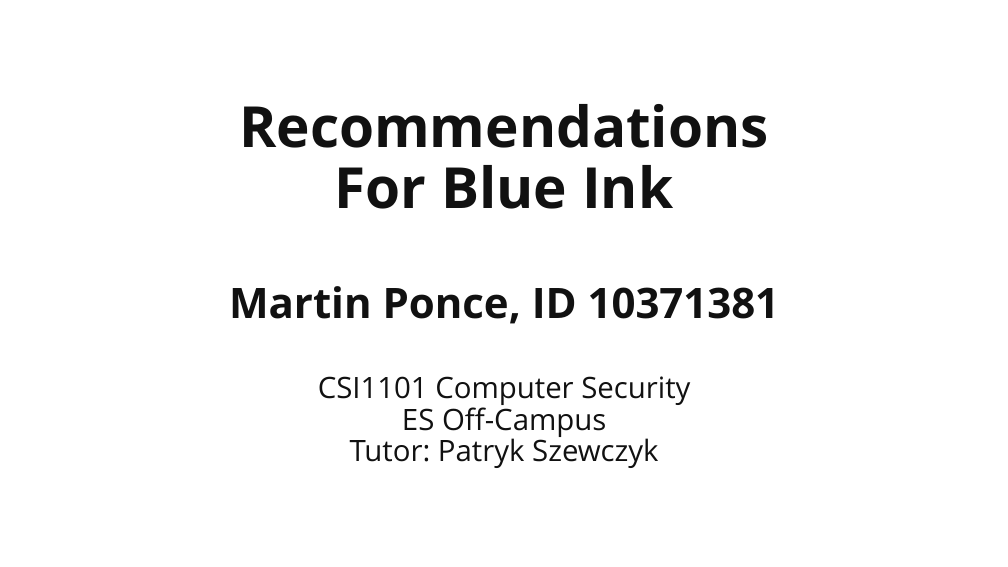
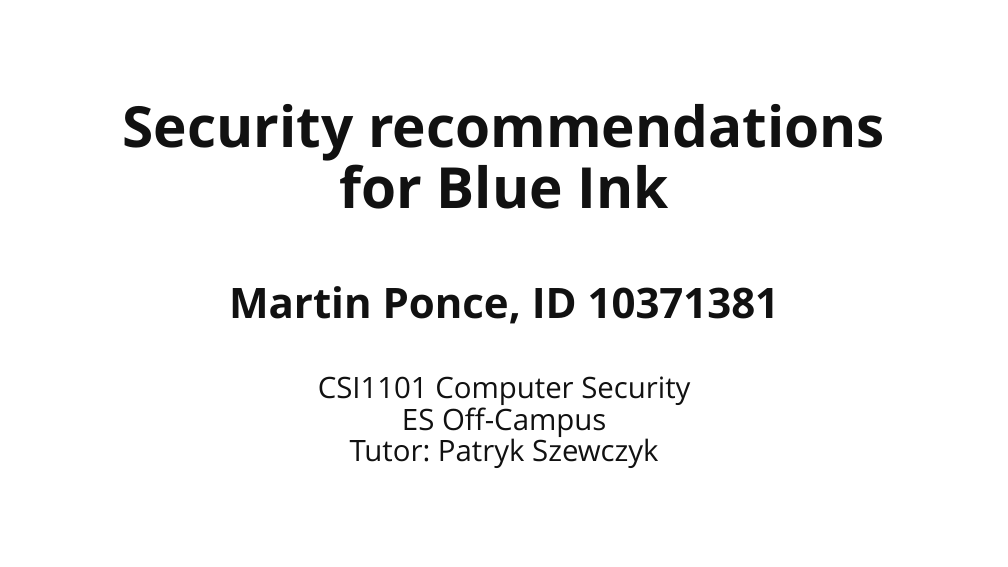
Before and after one commit to martymcflywa/ecu, a slide deck: slide 1 of year_1/sem_2/CSI1101_computer_security/0b_assignment_2_[22MAY15_0900]/dev/CSI1101_PONCE_A2_v02.pptx (slide 2 before the commit). Drawn at 1008x567 pixels with LibreOffice and Linux fonts; fonts in the diff are those of the drawing. Boxes give left, top, right and bottom in pixels: in the first picture for what was removed or moved away, otherwise in the second. Text is boxed around its words. In the diff, an @@ line names an element or a change of style, - is before the commit and + after.

```diff
--- a/year_1/sem_2/CSI1101_computer_security/0b_assignment_2_[22MAY15_0900]/dev/CSI1101_PONCE_A2_v02.pptx
+++ b/year_1/sem_2/CSI1101_computer_security/0b_assignment_2_[22MAY15_0900]/dev/CSI1101_PONCE_A2_v02.pptx
@@ text at <box>123,104,885,209</box>: text changed @@
-Recommendations
-For Blue Ink
+Security recommendations
+for Blue Ink
```
Also in this commit, not shown: 17 other slides changed, 19 slides added, 47 slides removed, 1 other file.
